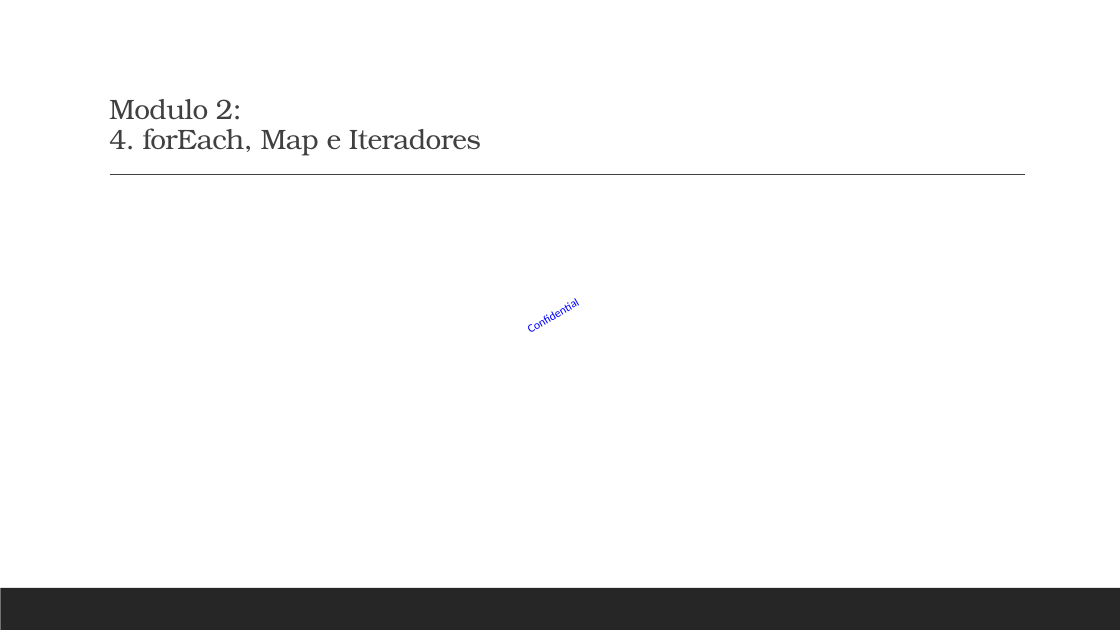
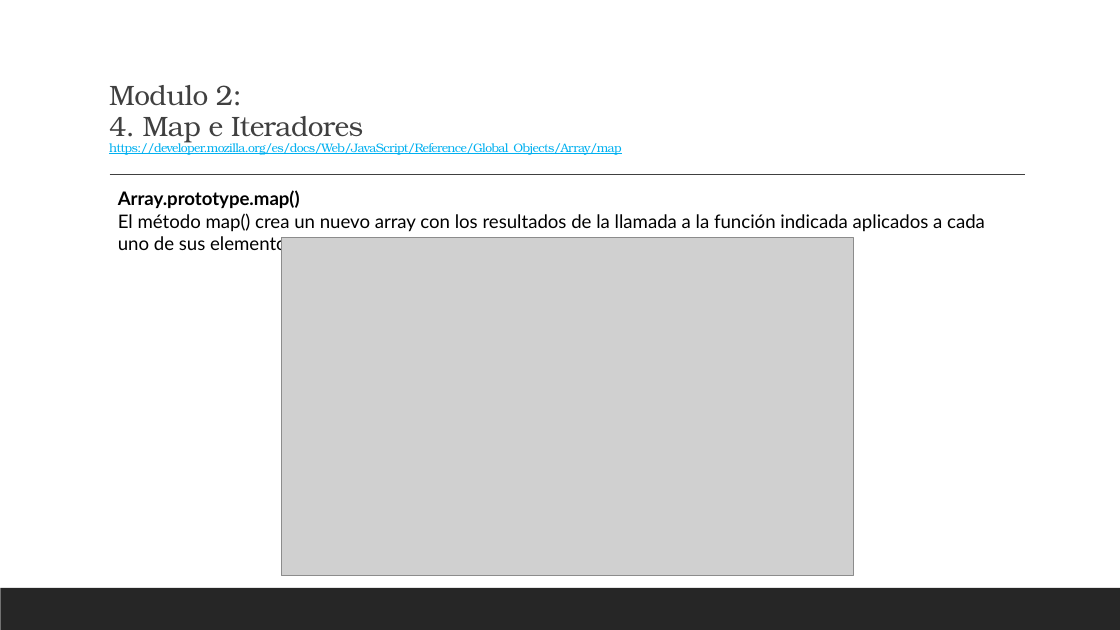
Before and after one commit to elinformatico/curso-javascript-basico, a slide deck: slide 82 of Javascript by Noe Hernandez.pptx (slide 73 before the commit). Drawn at 1120x630 pixels with LibreOffice and Linux fonts; fonts in the diff are those of the drawing; grey boxes stand for pictures. Boxes give left, top, right and bottom in pixels: in the first picture for what was removed or moved away, otherwise in the second. Text is boxed around its words. In the diff, an @@ line names an element or a change of style, - is before the commit and + after.

Commit message:
docs: Agregando presentacion JavaScript

```diff
--- a/Javascript by Noe Hernandez.pptx
+++ b/Javascript by Noe Hernandez.pptx
@@ title at <box>109,85,621,155</box>: text changed; size 24 to 10.5 pt; text colour #404040 to #00B0F0 @@
-Modulo 2:
-4. forEach, Map e Iteradores
+Modulo 2:
+4. Map e Iteradores
+https://developer.mozilla.org/es/docs/Web/JavaScript/Reference/Global_Objects/Array/map
@@ text added at <box>118,190,985,254</box>, 16 pt, text #000000 @@
+Array.prototype.map()
+El método map() crea un nuevo array con los resultados de la llamada a la función indicada aplicados a cada uno de sus elementos.
@@ picture added at <box>281,237,854,576</box> @@
@@ text removed at <box>523,294,583,337</box> @@
-Confidential
```
Also in this commit, not shown: 8 other slides changed, 10 slides added, 2 other files.
